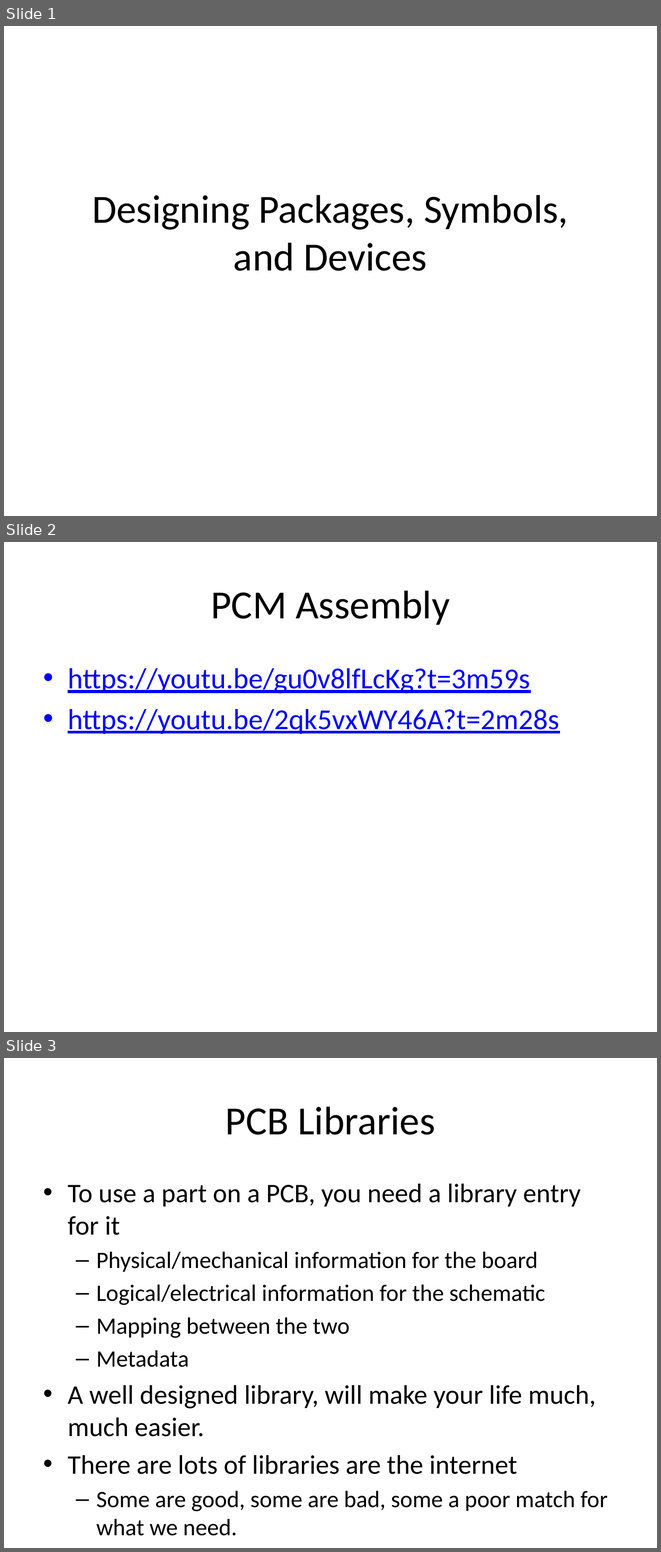
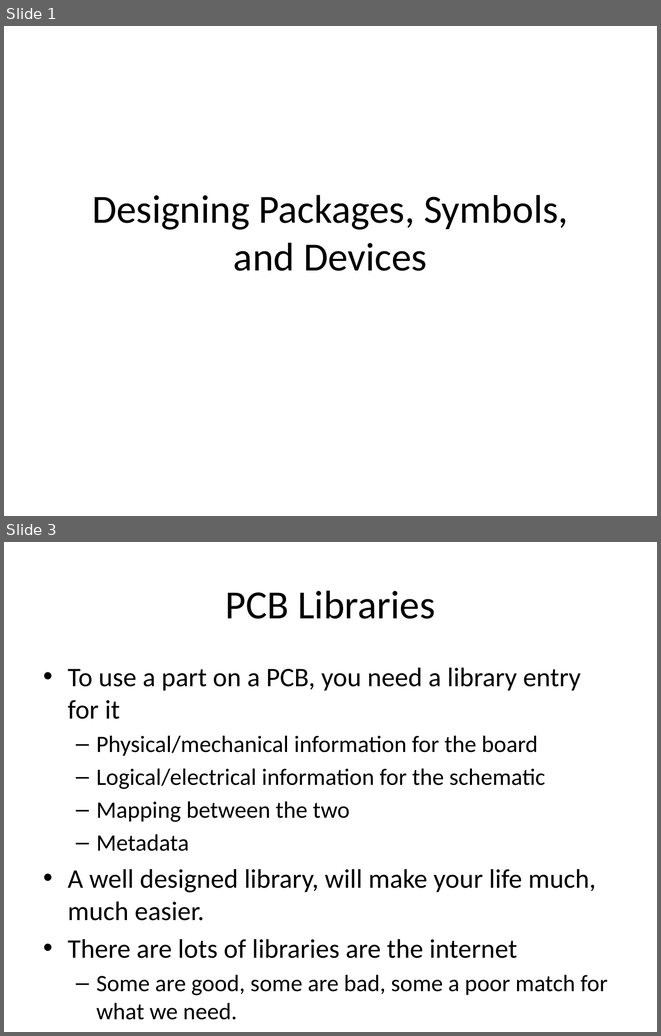
Before and after one commit to NVSL/QuadClass-Resources, a slide deck: Lecture Slides/Lab02-Eagle-Packages.pptx. Shown one above the other, each under a label of ours: slides 1, 2 and 3 before the commit, slides 1 and 3 after it; the slides between them are not shown. The pictures are 661x1552 and 661x1036 pixels, drawn with LibreOffice and Linux fonts; fonts in the diff are those of the drawing. Boxes give left, top, right and bottom in pixels: in the first picture for what was removed or moved away, otherwise in the second. Text is boxed around its words. In the diff, an @@ line names an element or a change of style, - is before the commit and + after.

```diff
--- a/Lecture Slides/Lab02-Eagle-Packages.pptx
+++ b/Lecture Slides/Lab02-Eagle-Packages.pptx
@@ slide 2 removed at [4, 542, 657, 1032], background #FFFFFF @@
@@ title removed at [211, 590, 450, 625] @@
-PCM Assembly
@@ text removed at [68, 668, 559, 734] @@
-• https://youtu.be/gu0v8lfLcKg?t=3m59s
-• https://youtu.be/2qk5vxWY46A?t=2m28s
```
Also in this commit, not shown: 14 other files.
